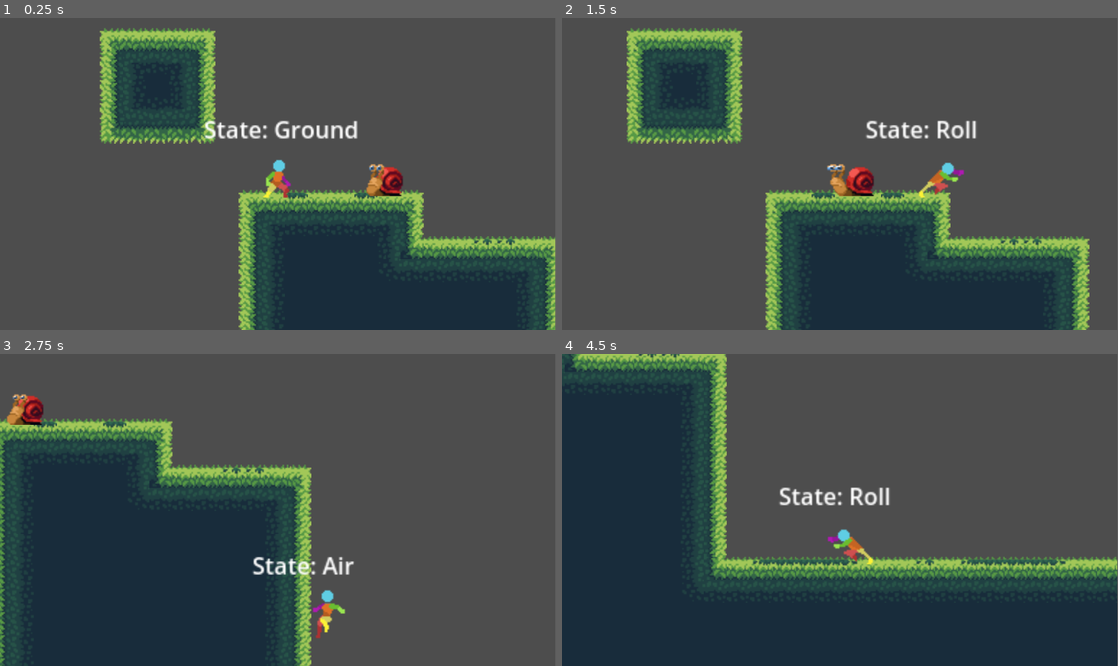
Above: before the commit, frames 1-4 (two rows, left to right).
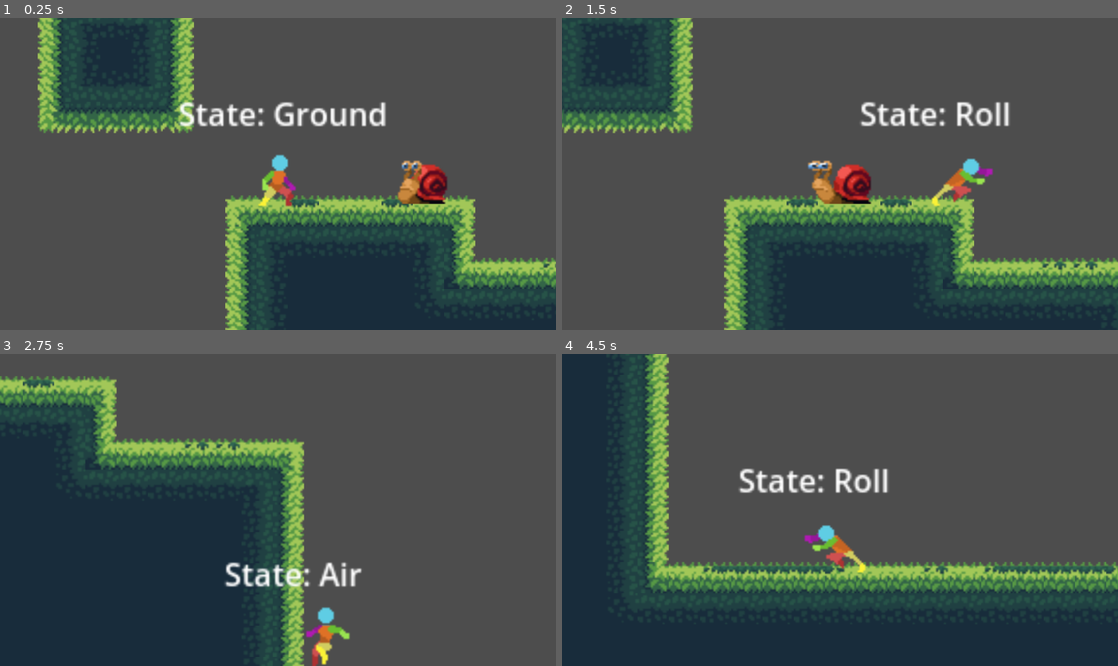
Above: after the commit, the same moments.

Repository: Allus-Interactive/platform-combat-game
Game: Godot game, scene res://scenes/main.tscn
The game is run twice, just before and just after one commit, with the same random seed, the same clock (stepped at 60 frames per second) and the same inputs. After the commit the project has no main scene; this scene is started directly in both runs.
Inputs:
- Up to frame 1 (0.25 s): no input
- Up to frame 2 (1.5 s): hold P (attack) 0.53-1.28 s; hold D (move_right) from 0.53 s (still down); tap Space (jump) at 0.77 s; tap O (roll) at 1.35 s
- Up to frame 3 (2.75 s): tap Space (jump) at 1.52 s; release D (move_right) at 2.03 s; hold A (move_left) from 2.03 s (still down); hold P (attack) from 2.03 s (still down)
- Up to frame 4 (4.5 s): release A (move_left) at 2.78 s; release P (attack) at 2.78 s; hold D (move_right) 2.78-4.28 s; tap O (roll) at 2.85, 4.35 s; tap Space (jump) at 3.02, 3.77 s; hold P (attack) 3.53-4.28 s; hold A (move_left) from 4.28 s (still down)
In our replay, the window is 799x449 before the commit and 800x449 after it. These sizes can differ from the game's own. Grey fills any space a smaller window leaves; there, only what the larger window draws over its background counts as a difference.

The runs differ from the first frame. In frame 1, 24% of the frame differs, in the area x 6-100%, y 0-100%; in frame 2, 29%, in the area x 0-100%, y 0-100%; in frame 3, 16%; in frame 4, 23%.

Commit message:
updated project viewport and first scene

Diff:
--- a/project.godot
+++ b/project.godot
@@ -11,13 +11,18 @@
 [application]
 
 config/name="Platform Combat Game"
-run/main_scene="res://scenes/main.tscn"
+run/main_scene="res://scenes/parallax/title_screen.tscn"
 config/features=PackedStringArray("4.1", "Forward Plus")
 config/icon="res://icon.svg"
 
 [autoload]
 
 SignalBus="*res://scripts/signal_bus.gd"
+
+[display]
+
+window/size/viewport_width=854
+window/size/viewport_height=480
 
 [input]
 
